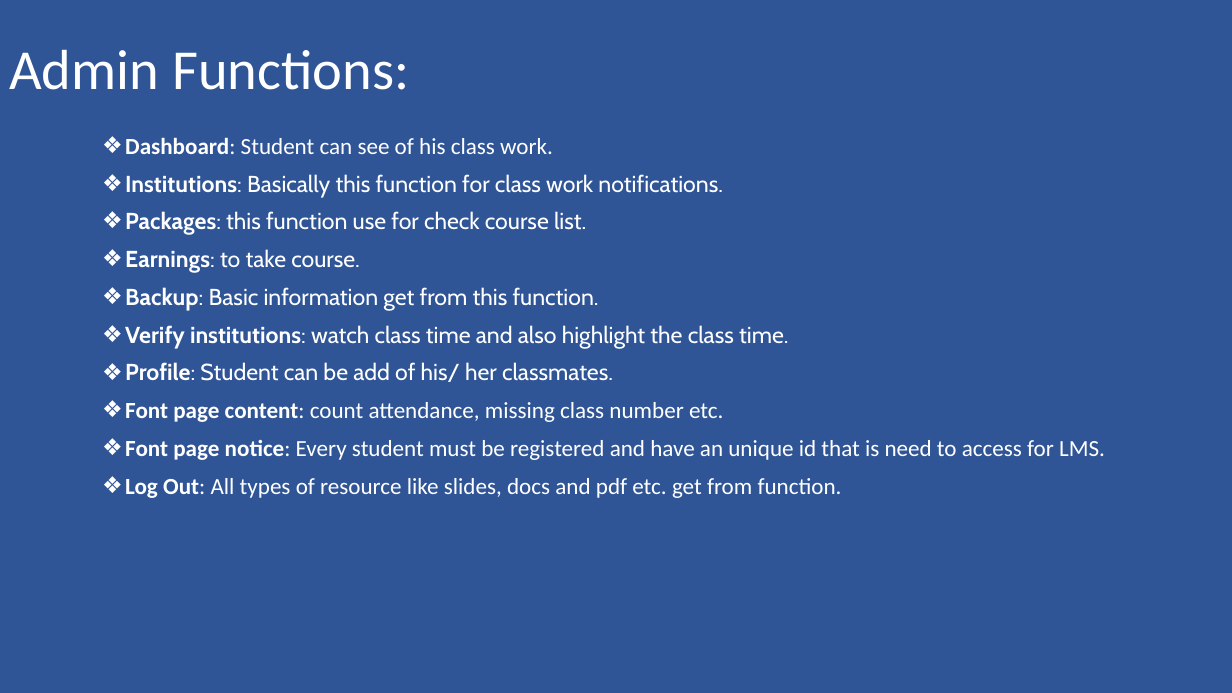
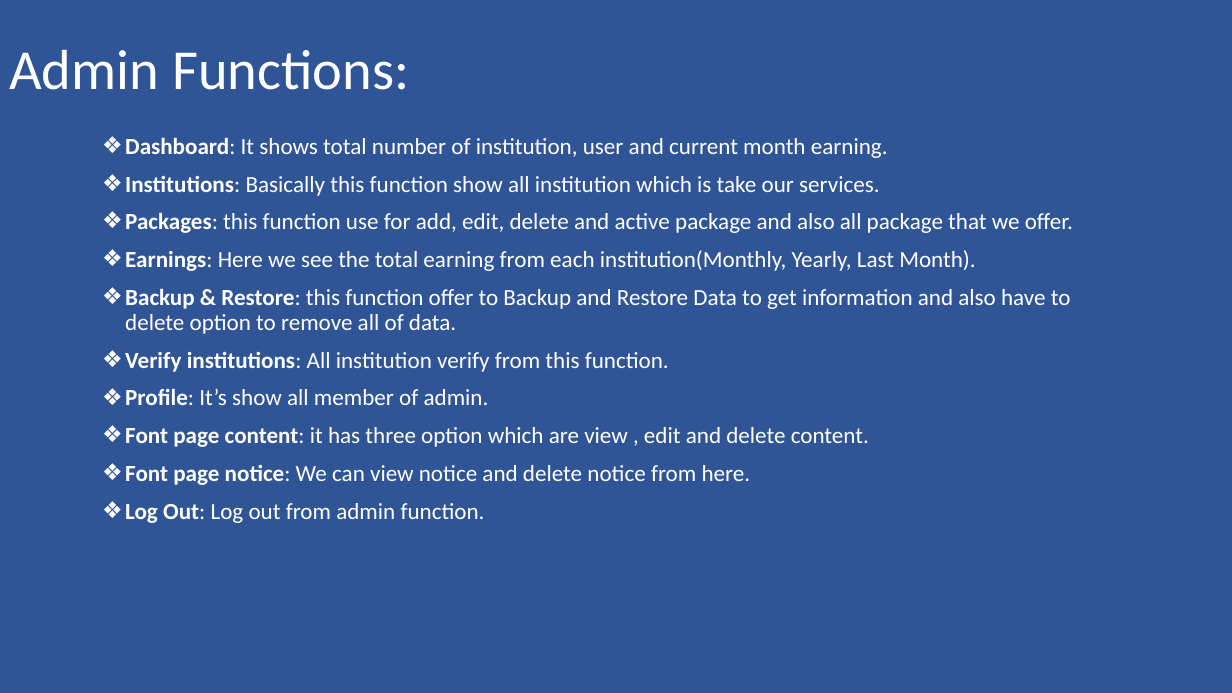
Before and after one commit to maruf1020/CSE499SU20Group1SAA3NSU, a slide deck: slide 4 of Documention/Group project proposal/Presentation.pptx. Drawn at 1232x693 pixels with LibreOffice and Linux fonts; fonts in the diff are those of the drawing. Boxes give left, top, right and bottom in pixels: in the first picture for what was removed or moved away, otherwise in the second. Text is boxed around its words. In the diff, an @@ line names an element or a change of style, - is before the commit and + after.

Commit message:
Update Presentation
updated admin function of presentation file

```diff
--- a/Documention/Group project proposal/Presentation.pptx
+++ b/Documention/Group project proposal/Presentation.pptx
@@ text at (x1=125, y1=137, x2=1073, y2=523): text changed; font Cabin to Calibri @@
-❖ Dashboard: Student can see of his class work.
-❖ Institutions: Basically this function for class work notifications.
-❖ Packages: this function use for check course list.
-❖ Earnings: to take course.
-❖ Backup: Basic information get from this function.
-❖ Verify institutions: watch class time and also highlight the class time.
-❖ Profile: Student can be add of his/ her classmates.
-❖ Font page content: count attendance, missing class number etc.
-❖ Font page notice: Every student must be registered and have an unique id that is need to access for LMS.
-❖ Log Out: All types of resource like slides, docs and pdf etc. get from function.
+❖ Dashboard: It shows total number of institution, user and current month earning.
+❖ Institutions: Basically this function show all institution which is take our services.
+❖ Packages: this function use for add, edit, delete and active package and also all package that we offer.
+❖ Earnings: Here we see the total earning from each institution(Monthly, Yearly, Last Month).
+❖ Backup & Restore: this function offer to Backup and Restore Data to get information and also have to delete option to remove all of data.
+❖ Verify institutions: All institution verify from this function.
+❖ Profile: It’s show all member of admin.
+❖ Font page content: it has three option which are view , edit and delete content.
+❖ Font page notice: We can view notice and delete notice from here.
+❖ Log Out: Log out from admin function.
```
